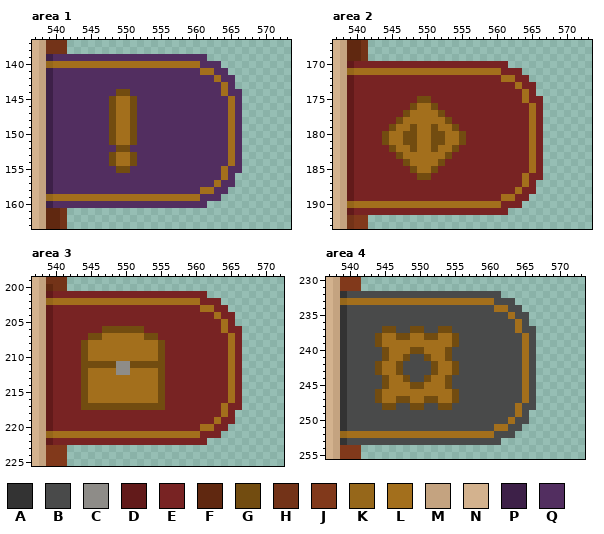
A pixel-art file gets an edit: ArtFiles/Aseprite/PlayerMenu.aseprite. Above is the file before it was changed.
640x360 pixels, 1 frame. Colours within 5 levels of each other are drawn and written as one. Shown: area 1: x 537..573, y 137..163; area 2: x 537..573, y 167..193; area 3: x 537..572, y 199..225; area 4: x 537..573, y 230..255. The commit also changed other parts of the picture, which this record leaves out.
Palette (. is transparent): A #333333  B #494a4a  C #8e8c88  D #621a1a  E #782323  F #602810  G #724c10  H #733318  J #81391b  K #96671a  L #a36f1c  M #c4a380  N #d3b28e  P #3d2048  Q #522e60
The result:
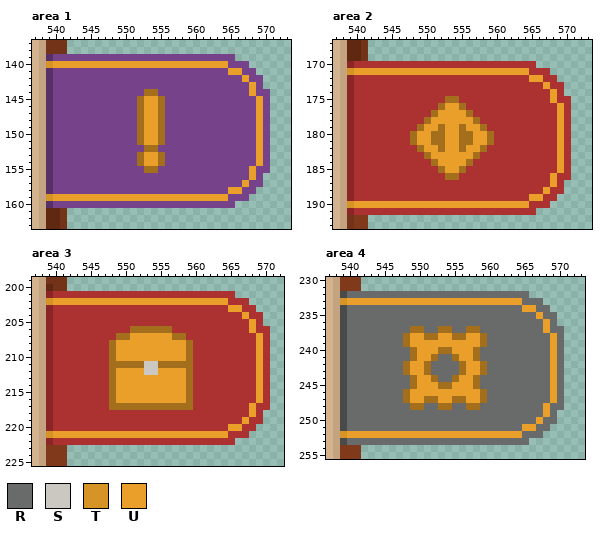
Colours new in this view: R #696a6a  S #cbc8c2  T #d69326  U #e99f29
The exact change:
layer "TabBookmarksINUSE" now shown
layer "TabBookmarksNOTINUSE" now hidden
colour D: #621a1a -> #8c2626
colour E: #782323 -> #ac3232
colour P: #3d2048 -> #582f67
colour Q: #522e60 -> #76428a
Changed rows in their new state; - is a pixel that keeps its letter.
Area 1:
first column x 539:
139 -----------------------QQQQ-----
140 TUUUUUUUUUUUUUUUUUUUUUUUUUQQQ---
141 ----------------------QQ--UUQQ--
142 ------------------------Q--QUQQ-
143 -------------------------Q-QQUQ-
144 ----------QQ--LL---------Q--QUQQ
145 ---------QQQQLUUL---------Q-QQUQ
146 ---------QQQQLUUL---------Q-QQUQ
147 ---------QQQQLUUL---------Q-QQUQ
148 ---------QQQQLUUL---------Q-QQUQ
149 ---------QQQQLUUL---------Q-QQUQ
150 ---------QQQQLUUL---------Q-QQUQ
151 ---------QQQQLUUL---------Q-QQUQ
152 ----------QQ--LL----------Q-QQUQ
153 ---------QQQQLUUL---------Q-QQUQ
154 ---------QQQQLUUL---------Q-QQUQ
155 ----------QQ--LL---------Q--QUQQ
156 -------------------------Q-QQUQ-
157 ------------------------Q--QUQQ-
158 ----------------------QQ--UUQQ--
159 TUUUUUUUUUUUUUUUUUUUUUUUUUQQQ---
160 -----------------------QQQQ-----
Area 2:
first column x 539:
170 -----------------------EEEE-----
171 TUUUUUUUUUUUUUUUUUUUUUUUUUEEE---
172 ----------------------EE--UUEE--
173 ------------------------E--EUEE-
174 -------------------------E-EEUE-
175 ----------EE--LL---------E--EUEE
176 ---------EEEELUUL---------E-EEUE
177 --------EEEE-UUUUL--------E-EEUE
178 -------EEEE-UUUUUUL-------E-EEUE
179 ------EEEE-UU-UULUUL------E-EEUE
180 -----EEEELUULLUULLUUL-----E-EEUE
181 -----EEEELUULLUULLUUL-----E-EEUE
182 ------EEEE-UU-UULUUL------E-EEUE
183 -------EEEE-UUUUUUL-------E-EEUE
184 --------EEEE-UUUUL--------E-EEUE
185 ---------EEEELUUL---------E-EEUE
186 ----------EE--LL---------E--EUEE
187 -------------------------E-EEUE-
188 ------------------------E--EUEE-
189 ----------------------EE--UUEE--
190 TUUUUUUUUUUUUUUUUUUUUUUUUUEEE---
191 -----------------------EEEE-----
Area 3:
first column x 539:
201 -----------------------EEEE-----
202 TUUUUUUUUUUUUUUUUUUUUUUUUUEEE---
203 ----------------------EE--UUEE--
204 ------------------------E--EUEE-
205 -------------------------E-EEUE-
206 --------EEEELLLLLL-------E--EUEE
207 ------EEEE--UUUUUULL------E-EEUE
208 -----EEEE-UUUUUUUUUUL-----E-EEUE
209 -----EEEE-UUUUUUUUUUL-----E-EEUE
210 -----EEEE-UUUUUUUUUUL-----E-EEUE
211 -----EEEELLLLLSSLLLLL-----E-EEUE
212 -----EEEE-UUUUSSUUUUL-----E-EEUE
213 -----EEEE-UUUUUUUUUUL-----E-EEUE
214 -----EEEE-UUUUUUUUUUL-----E-EEUE
215 -----EEEE-UUUUUUUUUUL-----E-EEUE
216 -----EEEE-UUUUUUUUUUL-----E-EEUE
217 -----EEEELLLLLLLLLLLL----E--EUEE
218 -------------------------E-EEUE-
219 ------------------------E--EUEE-
220 ----------------------EE--UUEE--
221 TUUUUUUUUUUUUUUUUUUUUUUUUUEEE---
222 -----------------------EEEE-----
Area 4:
first column x 539:
232 BRRRRRRRRRRRRRRRRRRRRRRRRRR-----
233 TUUUUUUUUUUUUUUUUUUUUUUUUURRR---
234 BRRRRRRRRRRRRRRRRRRRRRRRRRUURR--
235 BRRRRRRRRRRRRRRRRRRRRRRRRRRRURR-
236 BRRRRRRRRRRRRRRRRRRRRRRRRRRRRUR-
237 BRRRRRRRRRLLRRLLRRLLRRRRRRRRRURR
238 BRRRRRRRRLUULLUULLUULRRRRRRRRRUR
239 BRRRRRRRR-UUUUUUUUUULRRRRRRRRRUR
240 BRRRRRRRRRLUUU-LUUULRRRRRRRRRRUR
241 BRRRRRRRRRLUU-RRLUULRRRRRRRRRRUR
242 BRRRRRRRRLUULRRRRLUULRRRRRRRRRUR
243 BRRRRRRRRLUULRRRRLUULRRRRRRRRRUR
244 BRRRRRRRRRLUU-RRLUULRRRRRRRRRRUR
245 BRRRRRRRRRLUUU-LUUULRRRRRRRRRRUR
246 BRRRRRRRR-UUUUUUUUUULRRRRRRRRRUR
247 BRRRRRRRRLUULLUULLUULRRRRRRRRRUR
248 BRRRRRRRRRLLRRLLRRLLRRRRRRRRRURR
249 BRRRRRRRRRRRRRRRRRRRRRRRRRRRRUR-
250 BRRRRRRRRRRRRRRRRRRRRRRRRRRRURR-
251 BRRRRRRRRRRRRRRRRRRRRRRRRRUURR--
252 TUUUUUUUUUUUUUUUUUUUUUUUUURRR---
253 BRRRRRRRRRRRRRRRRRRRRRRRRRR-----
Pixel boxes of the changes (left, top, right, bottom) in both pictures:
changed: (46, 54, 270, 208)
changed: (347, 61, 571, 215)
changed: (46, 291, 270, 445)
changed: (340, 291, 564, 445)
